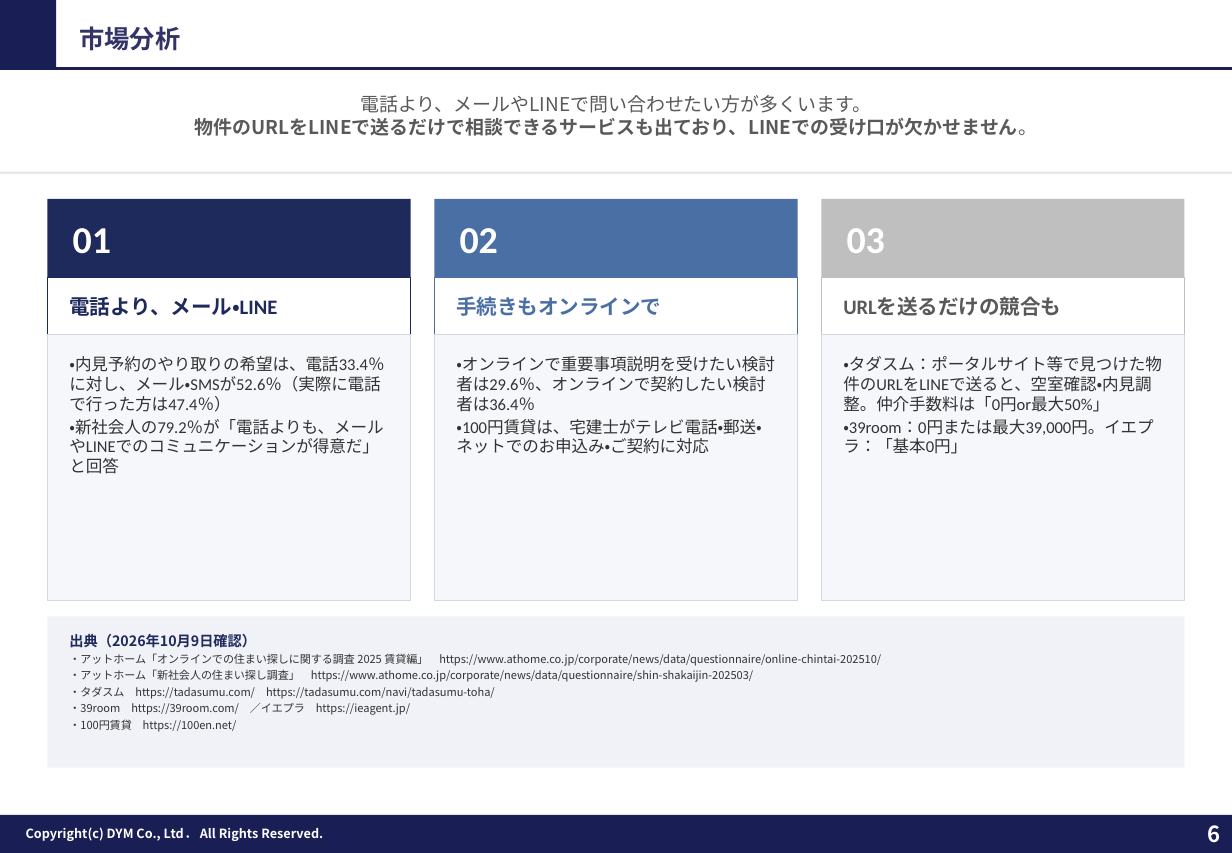
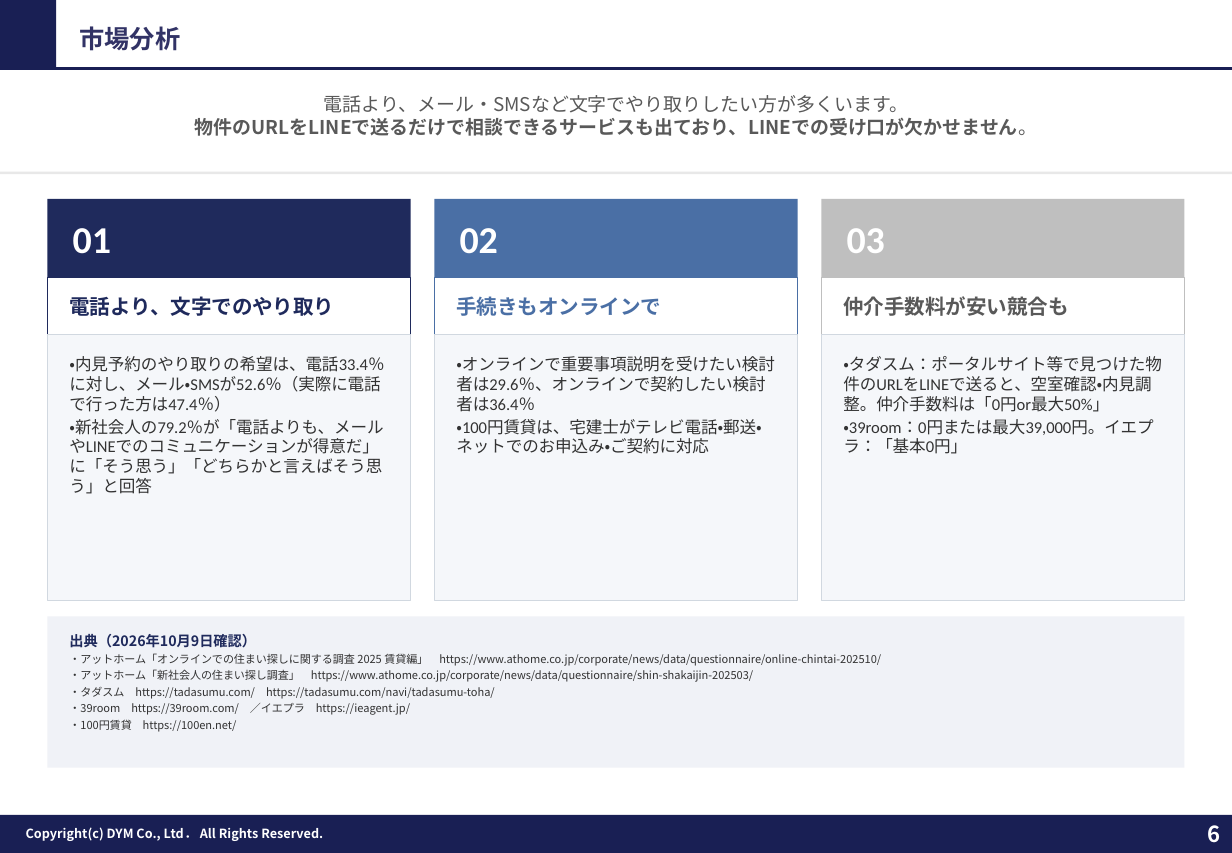
Before and after one commit to tonomura-r-dev/folder, a slide deck: slide 6 of 202609_株式会社あらうち御中_LINE公式アカウント運用のご提案_S1-17修正.pptx. Drawn at 1232x853 pixels with LibreOffice and Linux fonts; fonts in the diff are those of the drawing; background and template pictures are left out. Boxes give left, top, right and bottom in pixels: in the first picture for what was removed or moved away, otherwise in the second. Text is boxed around its words. In the diff, an @@ line names an element or a change of style, - is before the commit and + after.

```diff
--- a/202609_株式会社あらうち御中_LINE公式アカウント運用のご提案_S1-17修正.pptx
+++ b/202609_株式会社あらうち御中_LINE公式アカウント運用のご提案_S1-17修正.pptx
@@ text at box(324, 95, 909, 113): text changed @@
-電話より、メールやLINEで問い合わせたい方が多くいます。
+電話より、メール・SMSなど文字でやり取りしたい方が多くいます。
@@ text in rectangle at box(69, 296, 334, 316): text changed @@
-電話より、メール・LINE
+電話より、文字でのやり取り
@@ text in rectangle at box(843, 296, 1068, 316): text changed @@
-URLを送るだけの競合も
+仲介手数料が安い競合も
@@ text in rectangle at box(69, 419, 383, 494): text changed @@
-・新社会人の79.2％が「電話よりも、メールやLINEでのコミュニケーションが得意だ」と回答
+・新社会人の79.2％が「電話よりも、メールやLINEでのコミュニケーションが得意だ」に「そう思う」「どちらかと言えばそう思う」と回答
```
Also in this commit, not shown: 13 other slides changed, 2 other files.
